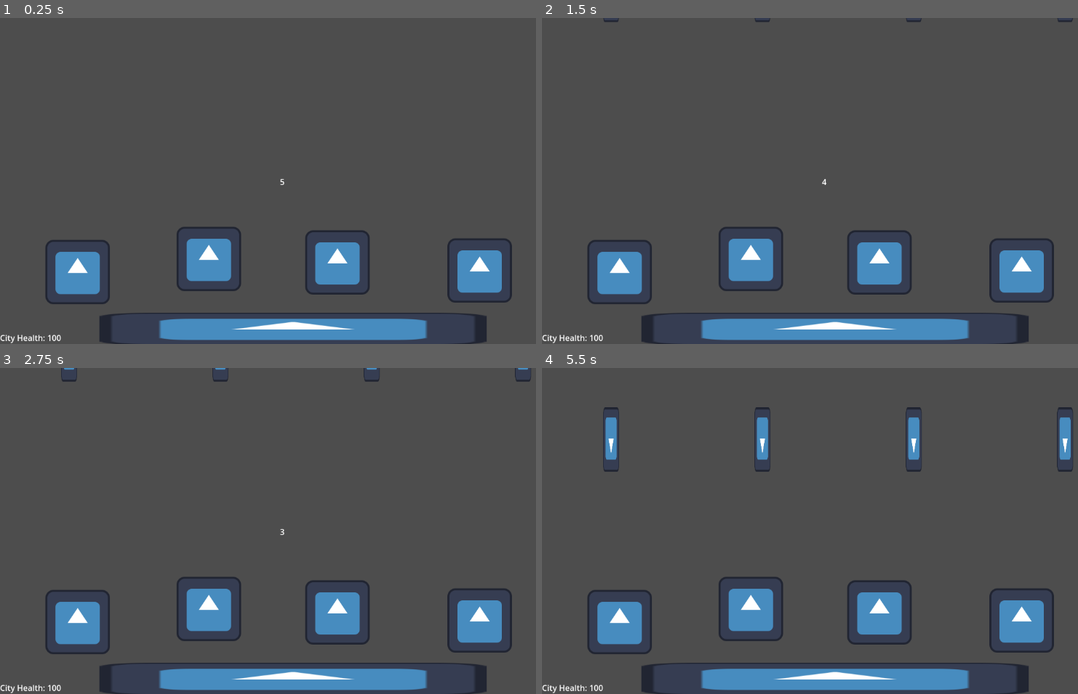
Above: before the commit, frames 1-4 (two rows, left to right).
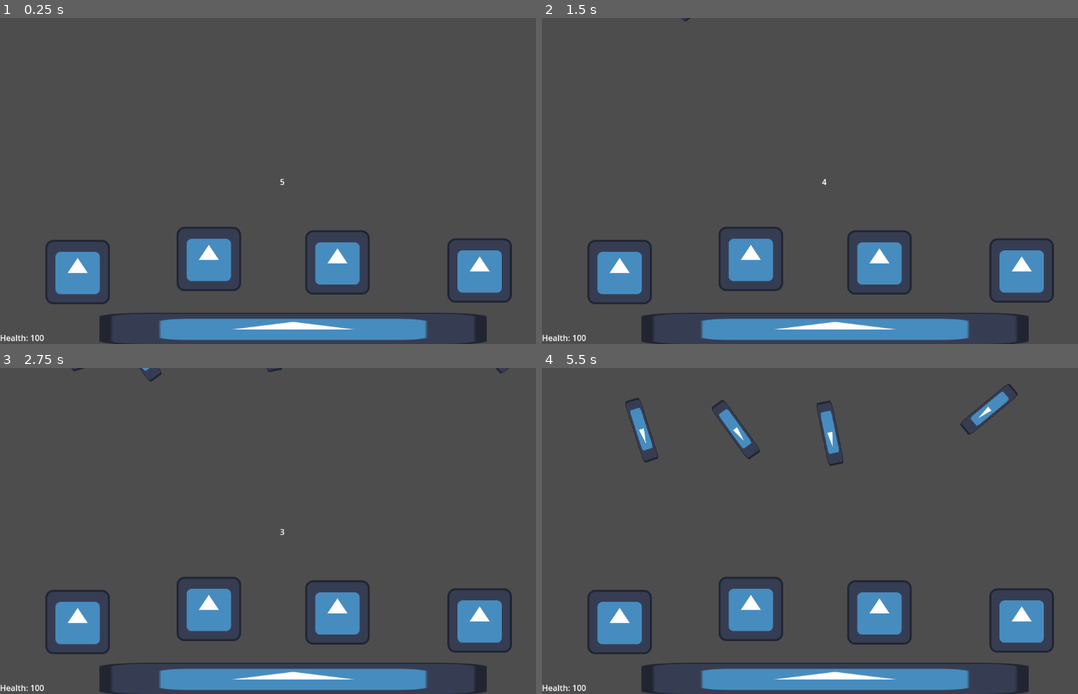
Above: after the commit, the same moments.

Repository: nuzcraft/gdfg-jam-26
Game: Godot game, scene res://scenes/world/world.tscn
Two runs of this game, one before a commit and one after it. Both use one fixed random seed, a clock stepped at 60 frames per second and the inputs below. The engine's default icon, where the game draws it, is replaced by a stand-in: a white triangle on a blue panel in a dark square.
Inputs (mouse positions are in pixels of both pictures, inside the frame that each line leads up to):
- Up to frame 1 (0.25 s): no input
- Up to frame 2 (1.5 s): tap Enter at 0.5 s; move the mouse to (617, 272) at 0.52 s; click (617, 272) at 0.6 s; tap Space at 1.25 s; move the mouse to (751, 259) at 1.27 s; click (751, 259) at 1.35 s
- Up to frame 3 (2.75 s): move the mouse to (337, 612) at 2.02 s; click (337, 612) at 2.1 s
- Up to frame 4 (5.5 s): tap Enter at 2.75 s; move the mouse to (1019, 619) at 2.77 s; click (1019, 619) at 2.85 s; move the mouse to (1008, 579) at 3.52 s; click (1008, 579) at 3.6 s; move the mouse to (659, 482) at 4.27 s; click (659, 482) at 4.35 s; move the mouse to (863, 531) at 5.02 s; click (863, 531) at 5.1 s

The runs differ from the first frame. In frame 1, 0.1% of the frame differs, in the area x 0-12%, y 97-100%; in frame 2, 0.2%; in frame 3, 0.4%; in frame 4, 3.1%, in the area x 0-100%, y 4-100%.

Commit message:
added randomization to missile waves

Diff:
--- a/scenes/city/city.tscn
+++ b/scenes/city/city.tscn
@@ -16,6 +16,7 @@
 texture = ExtResource("1_ndwbe")
 
 [node name="Area2D" type="Area2D" parent="."]
+collision_mask = 2
 
 [node name="CollisionShape2D" type="CollisionShape2D" parent="Area2D"]
 rotation = 1.5708
--- a/scenes/missile/missile.tscn
+++ b/scenes/missile/missile.tscn
@@ -8,8 +8,9 @@
 height = 140.0
 
 [node name="Missile" type="CharacterBody2D" groups=["missile"]]
+collision_layer = 2
 script = ExtResource("1_alj6a")
-initial_speed = 15
+initial_speed = 20
 final_speed = 300
 
 [node name="Icon" type="Sprite2D" parent="."]
--- a/scenes/shield/shield.gd
+++ b/scenes/shield/shield.gd
@@ -16,5 +16,5 @@
 			selected = false
 
 func _on_area_2d_body_entered(body):
-	if body.is_in_group("missile"):
+	if body.is_in_group("missile") and not selected:
 		body.blow_up()
--- a/scenes/shield/shield.tscn
+++ b/scenes/shield/shield.tscn
@@ -13,6 +13,7 @@
 texture = ExtResource("2_u7vlb")
 
 [node name="Area2D" type="Area2D" parent="."]
+collision_mask = 2
 
 [node name="CollisionShape2D" type="CollisionShape2D" parent="Area2D"]
 shape = SubResource("CircleShape2D_gw3jt")
--- a/scenes/world/world.gd
+++ b/scenes/world/world.gd
@@ -1,21 +1,35 @@
 extends Node2D
 
-var missile_scene = preload("res://scenes/missile/missile.tscn")
 @onready var city = $City
 @onready var health_label = $Control/HealthLabel
 @onready var missile_timer = $MissileTimer
 @onready var timer_label = $Control/TimerLabel
 
+var missile_scene = preload("res://scenes/missile/missile.tscn")
+
+var rng = RandomNumberGenerator.new()
+
 func _ready():
+	rng.randomize()
 	spawn_missile_wave()
-	health_label.text = "City Health: %d" % city.health
+	health_label.text = "Health: %d" % city.health
 
 func spawn_missile_wave():
-	for i in range(4):
-		var missile = missile_scene.instantiate()
-		missile.position = Vector2(137 + (i * 300), -78)
-		missile.rotation_degrees = 180
-		add_child(missile)
+	var screen_width = 1152
+	var screen_segments = 8
+	var segment_width = screen_width / screen_segments
+	var chance_per_segment = 0.5
+	for i in range(screen_segments):
+		if rng.randf() <= chance_per_segment:
+			var missile = missile_scene.instantiate()
+			var position_in_segment = rng.randf() * segment_width
+			var y_position = rng.randf() * -80 - 70
+			missile.position = Vector2((i*segment_width) + position_in_segment, y_position)
+			var target: Vector2 = Vector2(rng.randf_range(204.0, 948.0), 618)
+	#		missile.rotation = PI
+	#		print(missile.position.angle_to_point(target))
+			missile.rotation = (PI / 2) + missile.position.angle_to_point(target)
+			add_child(missile)
 
 func _on_missile_timer_timeout():
 	get_tree().call_group("missile", "speed_up")
@@ -27,7 +41,7 @@
 	$MissileTimer.start()
 
 func _on_city_city_damaged(health):
-	health_label.text = "City Health: %d" % health
+	health_label.text = "Health: %d" % health
 
 func _process(delta):
 	if missile_timer.is_stopped():
--- a/scenes/world/world.tscn
+++ b/scenes/world/world.tscn
@@ -52,7 +52,7 @@
 grow_vertical = 0
 size_flags_horizontal = 0
 size_flags_vertical = 8
-text = "City Health: 100"
+text = "Health: 100"
 
 [node name="TimerLabel" type="Label" parent="Control"]
 layout_mode = 1
